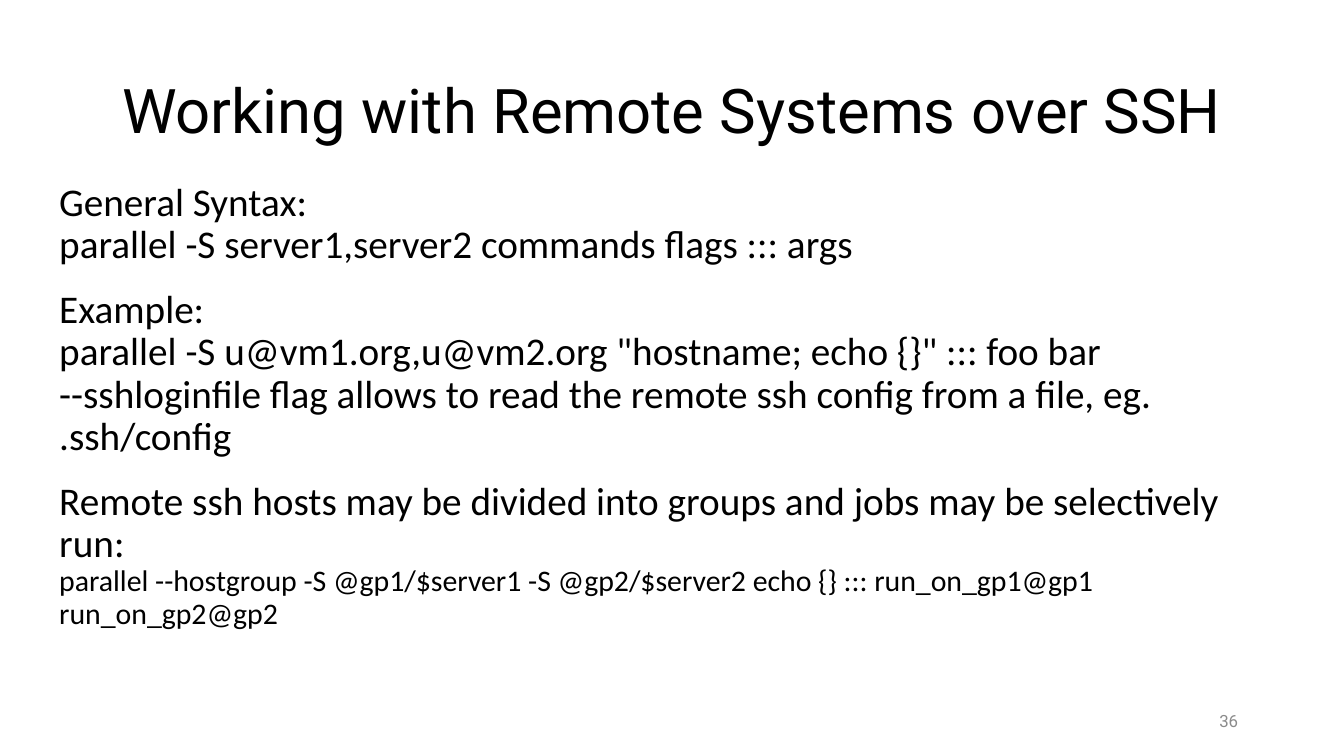
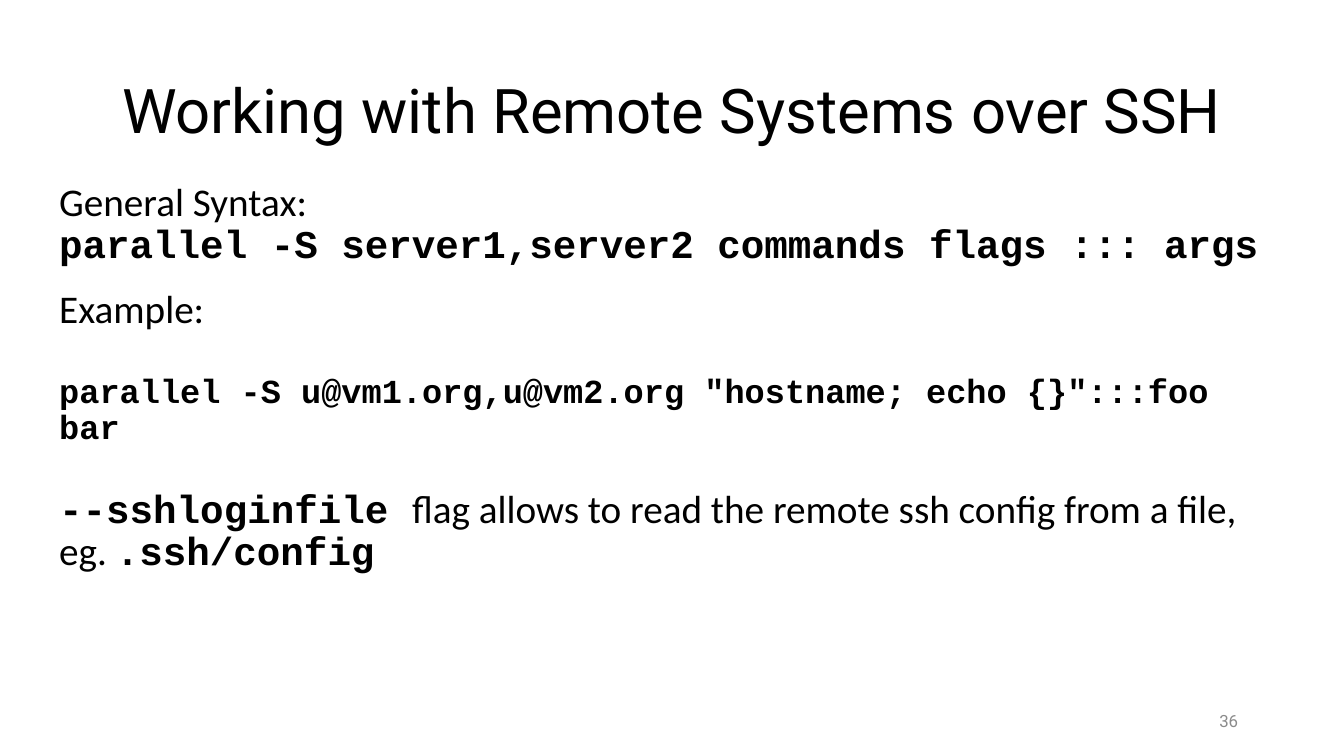
Before and after one commit to ketancmaheshwari/pearc24tut, a slide deck: slide 36 of gnu-parallel-tutorial.pptx. Drawn at 1344x756 pixels with LibreOffice and Linux fonts; fonts in the diff are those of the drawing. Boxes give left, top, right and bottom in pixels: in the first picture for what was removed or moved away, otherwise in the second. Text is boxed around its words. In the diff, an @@ line names an element or a change of style, - is before the commit and + after.

```diff
--- a/gnu-parallel-tutorial.pptx
+++ b/gnu-parallel-tutorial.pptx
@@ text at [59, 188, 1258, 267]: font Calibri to Courier New, bold on in "parallel -S server1,server2 commands flags ::: args" @@
@@ text at [59, 295, 1236, 574]: text changed; font Calibri to Courier New; bold on @@
-Example:
-parallel -S u@vm1.org,u@vm2.org "hostname; echo {}" ::: foo bar
---sshloginfile flag allows to read the remote ssh config from a file, eg. .ssh/config
-Remote ssh hosts may be divided into groups and jobs may be selectively run:
-parallel --hostgroup -S @gp1/$server1 -S @gp2/$server2 echo {} ::: run_on_gp1@gp1 run_on_gp2@gp2
+Example:
+parallel -S u@vm1.org,u@vm2.org "hostname; echo {}":::foo bar
+--sshloginfile flag allows to read the remote ssh config from a file, eg. .ssh/config
```
Also in this commit, not shown: 6 other slides changed, 1 slide added, 2 slides removed, 3 other files.
